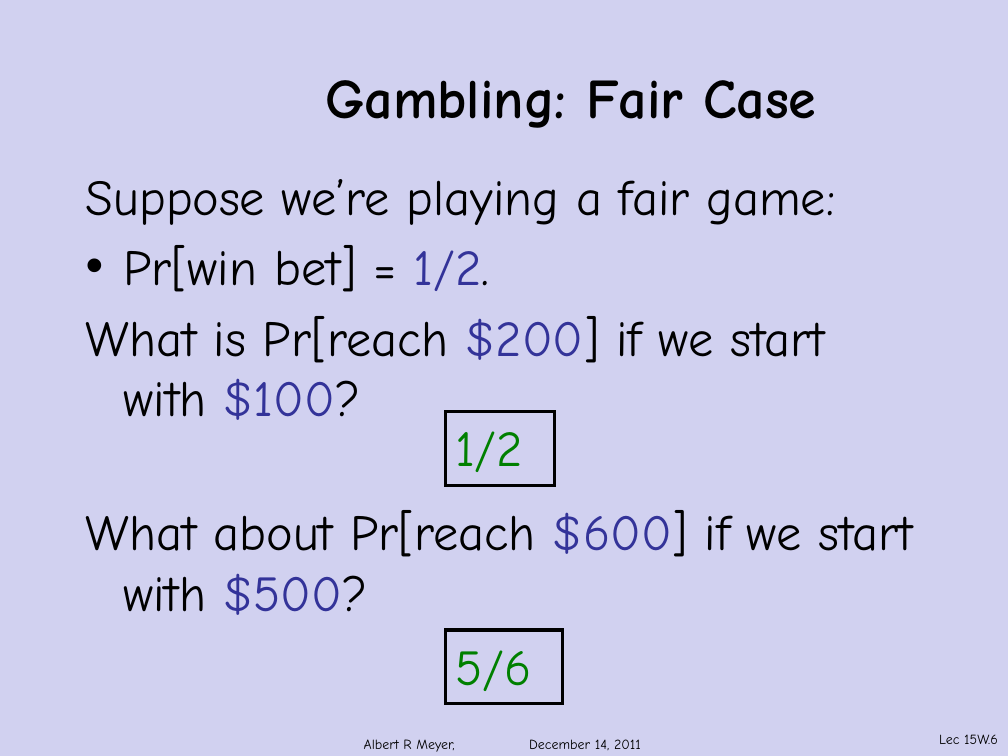
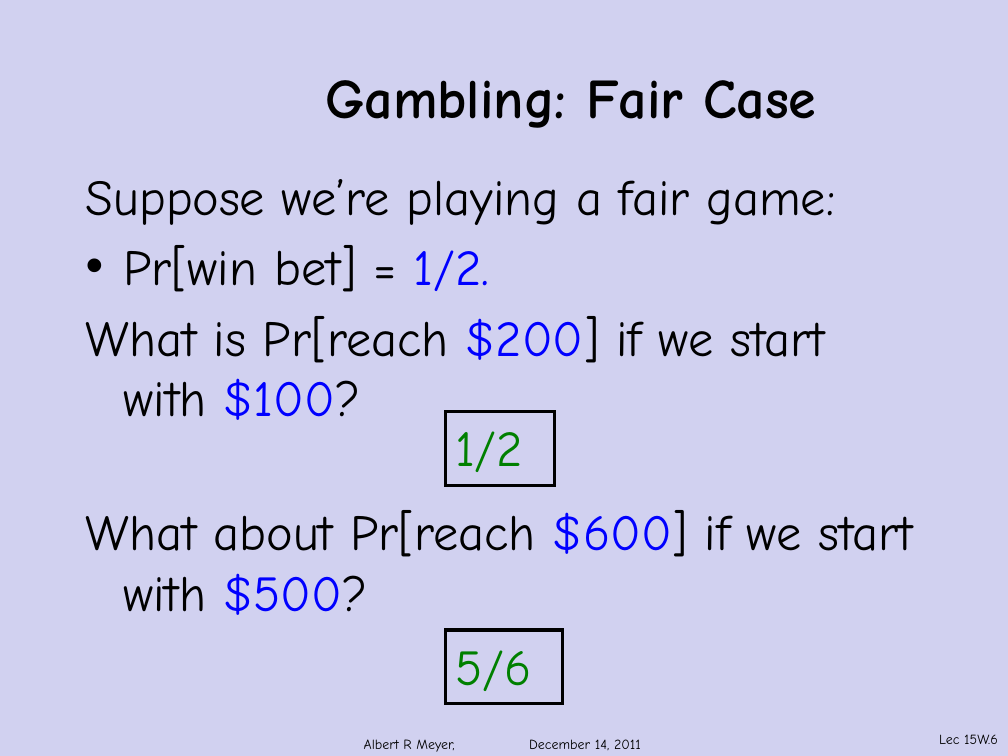
Before and after one commit to armeyer/mcs_web, a slide deck: slide 6 of fall11/slidesF11/slides15w.pptx. Drawn at 1008x756 pixels with LibreOffice and Linux fonts; fonts in the diff are those of the drawing; background and template pictures are left out. Boxes give left, top, right and bottom in pixels: in the first picture for what was removed or moved away, otherwise in the second. Text is boxed around its words. In the diff, an @@ line names an element or a change of style, - is before the commit and + after.

```diff
--- a/fall11/slidesF11/slides15w.pptx
+++ b/fall11/slidesF11/slides15w.pptx
@@ text at <box>86,245,824,420</box>: text colour #333399 to #0000FF in "1/2.", "$200] $100?"; text colour #000000 to #0000FF in "1/2." @@
@@ text "What about Pr[reach $600] if ..." at <box>85,510,912,615</box>: text colour #333399 to #0000FF in "$600] $500?" @@
```
Also in this commit, not shown: 19 other slides changed, 6 slides added, 1 other file.
